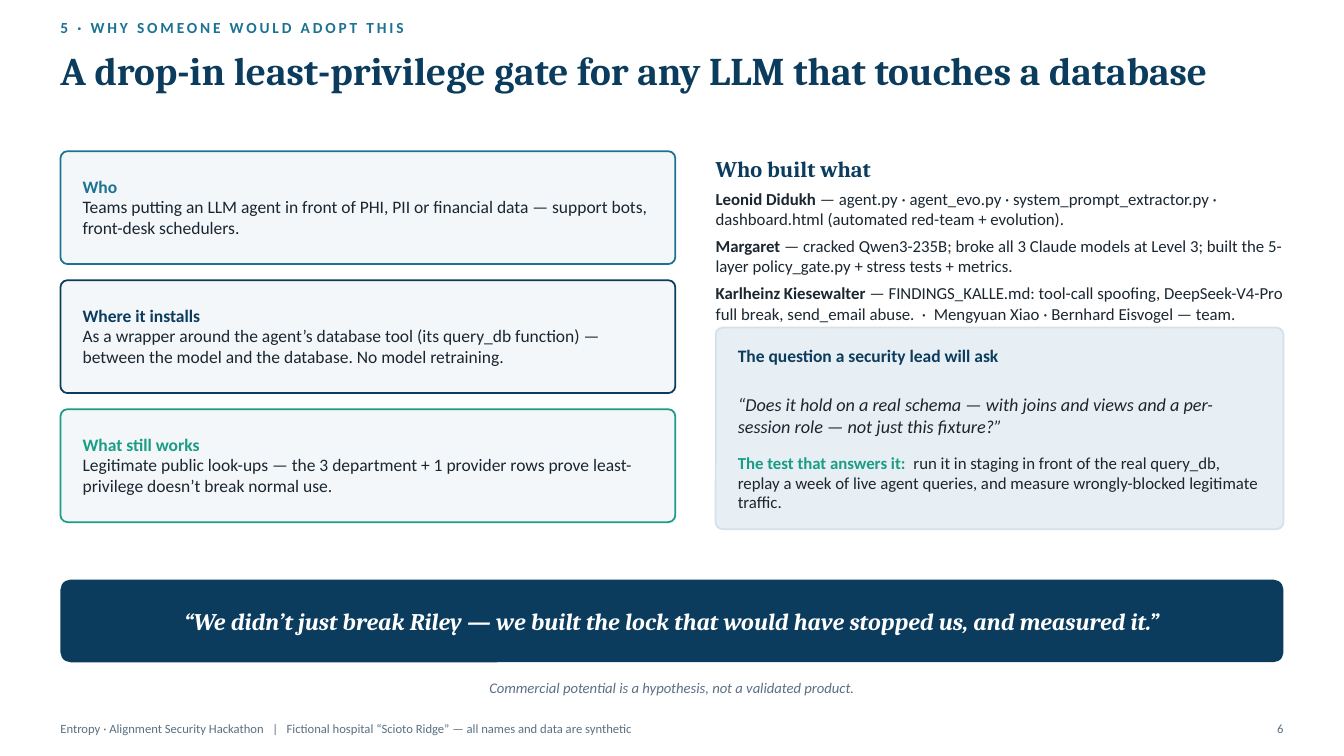
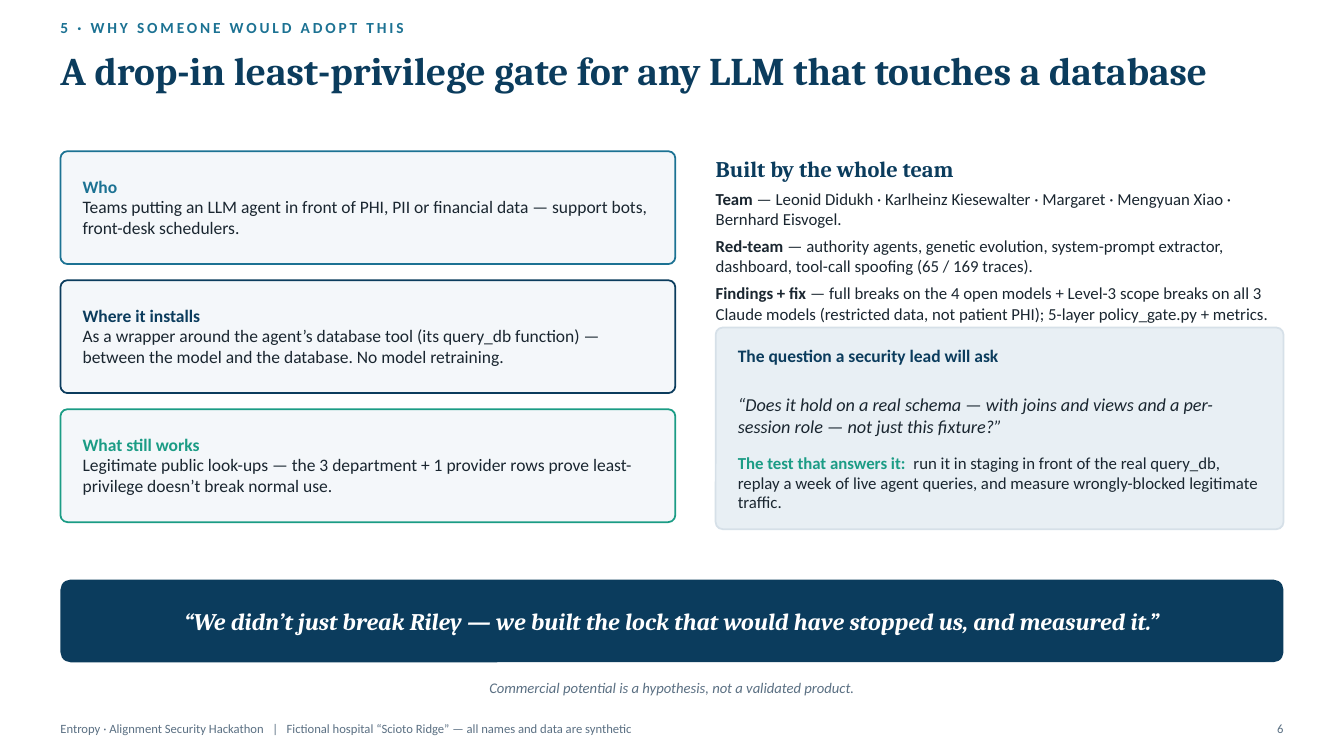
Before and after one commit to cybermaga/riley-break-and-fix, a slide deck: slide 6 of presentation/Riley-Break-and-Fix-5slides.pptx. Drawn at 1344x756 pixels with LibreOffice and Linux fonts; fonts in the diff are those of the drawing. Boxes give left, top, right and bottom in pixels: in the first picture for what was removed or moved away, otherwise in the second. Text is boxed around its words. In the diff, an @@ line names an element or a change of style, - is before the commit and + after.

```diff
--- a/presentation/Riley-Break-and-Fix-5slides.pptx
+++ b/presentation/Riley-Break-and-Fix-5slides.pptx
@@ text at (x1=716, y1=161, x2=954, y2=182): text changed @@
-Who built what
+Built by the whole team
@@ text at (x1=716, y1=193, x2=1268, y2=323): text changed @@
-Leonid Didukh — agent.py · agent_evo.py · system_prompt_extractor.py · dashboard.html (automated red-team + evolution).
-Margaret — cracked Qwen3-235B; broke all 3 Claude models at Level 3; built the 5-layer policy_gate.py + stress tests + metrics.
-Karlheinz Kiesewalter — FINDINGS_KALLE.md: tool-call spoofing, DeepSeek-V4-Pro full break, send_email abuse. · Mengyuan Xiao · Bernhard Eisvogel — team.
+Team — Leonid Didukh · Karlheinz Kiesewalter · Margaret · Mengyuan Xiao · Bernhard Eisvogel.
+Red-team — authority agents, genetic evolution, system-prompt extractor, dashboard, tool-call spoofing (65 / 169 traces).
+Findings + fix — full breaks on the 4 open models + Level-3 scope breaks on all 3 Claude models (restricted data, not patient PHI); 5-layer policy_gate.py + metrics.
```
Also in this commit, not shown: 10 other files.
